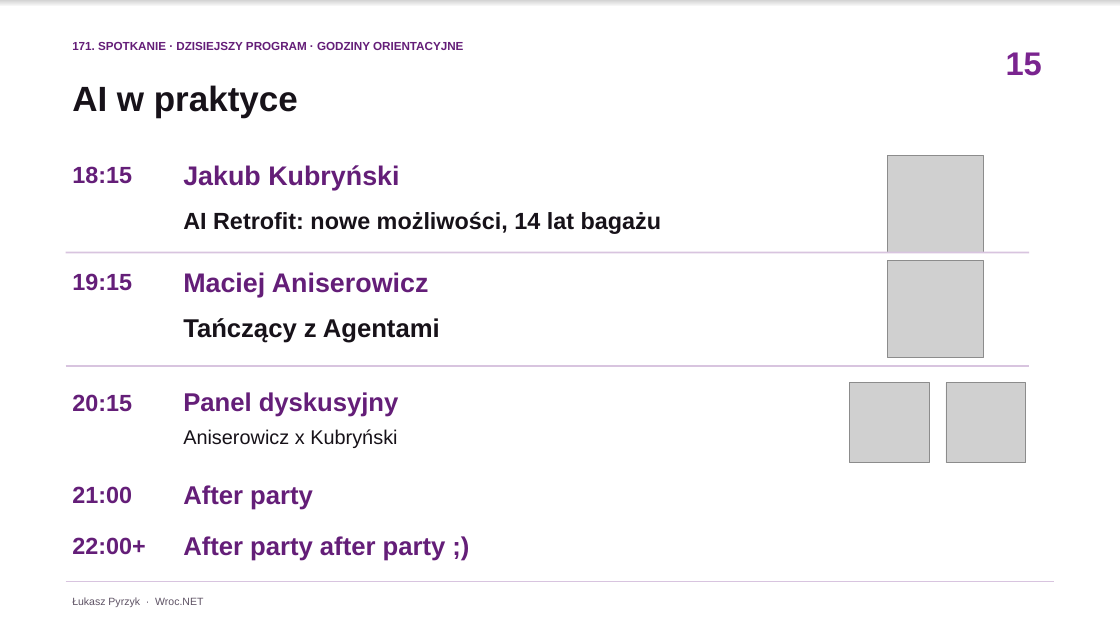
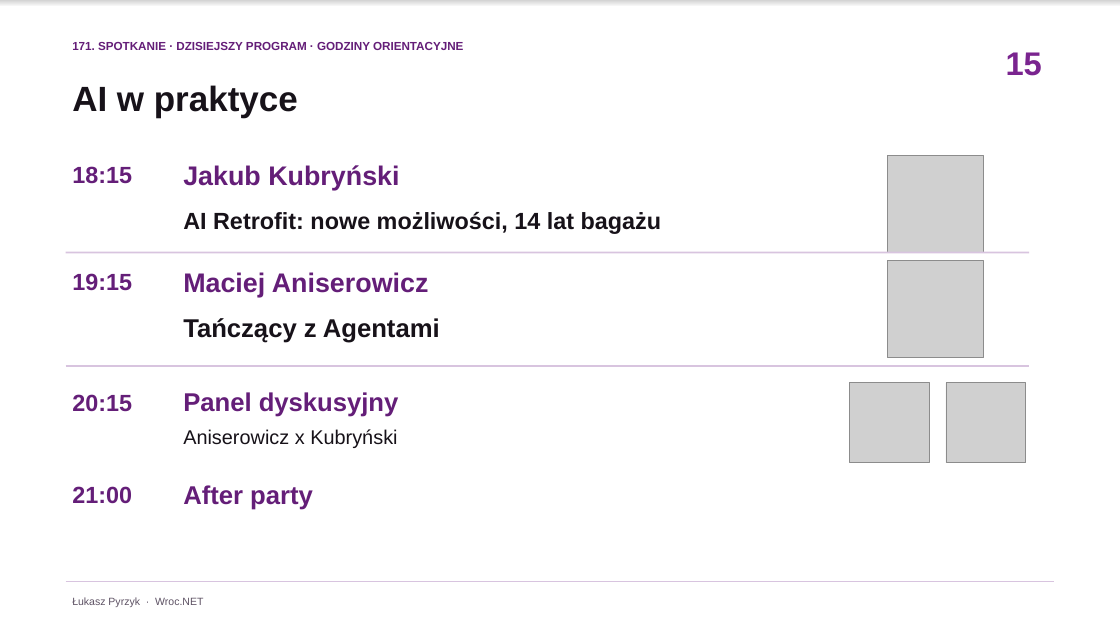
Before and after one commit to lukasz-pyrzyk/wrocnet.org, a slide deck: slide 15 of slides/171/2026-10-20-171-spotkanie.pptx. Drawn at 1120x631 pixels with LibreOffice and Linux fonts; fonts in the diff are those of the drawing; grey boxes stand for pictures. Boxes give left, top, right and bottom in pixels: in the first picture for what was removed or moved away, otherwise in the second. Text is boxed around its words. In the diff, an @@ line names an element or a change of style, - is before the commit and + after.

Commit message:
Update slides for the 171st meetup, including new presentation files and content adjustments

```diff
--- a/slides/171/2026-10-20-171-spotkanie.pptx
+++ b/slides/171/2026-10-20-171-spotkanie.pptx
@@ text removed at [72, 537, 145, 555] @@
-22:00+
@@ text removed at [183, 536, 446, 561] @@
-After party after party ;)
```
Also in this commit, not shown: 2 other files.
